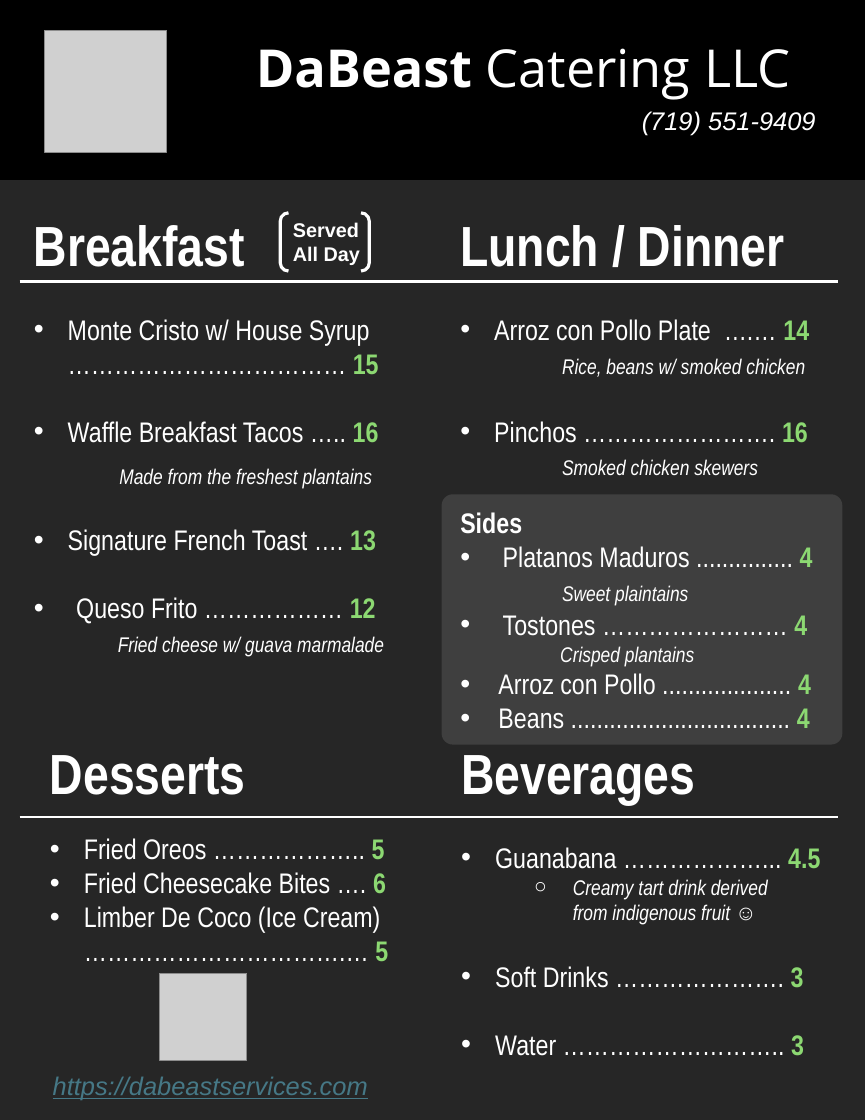
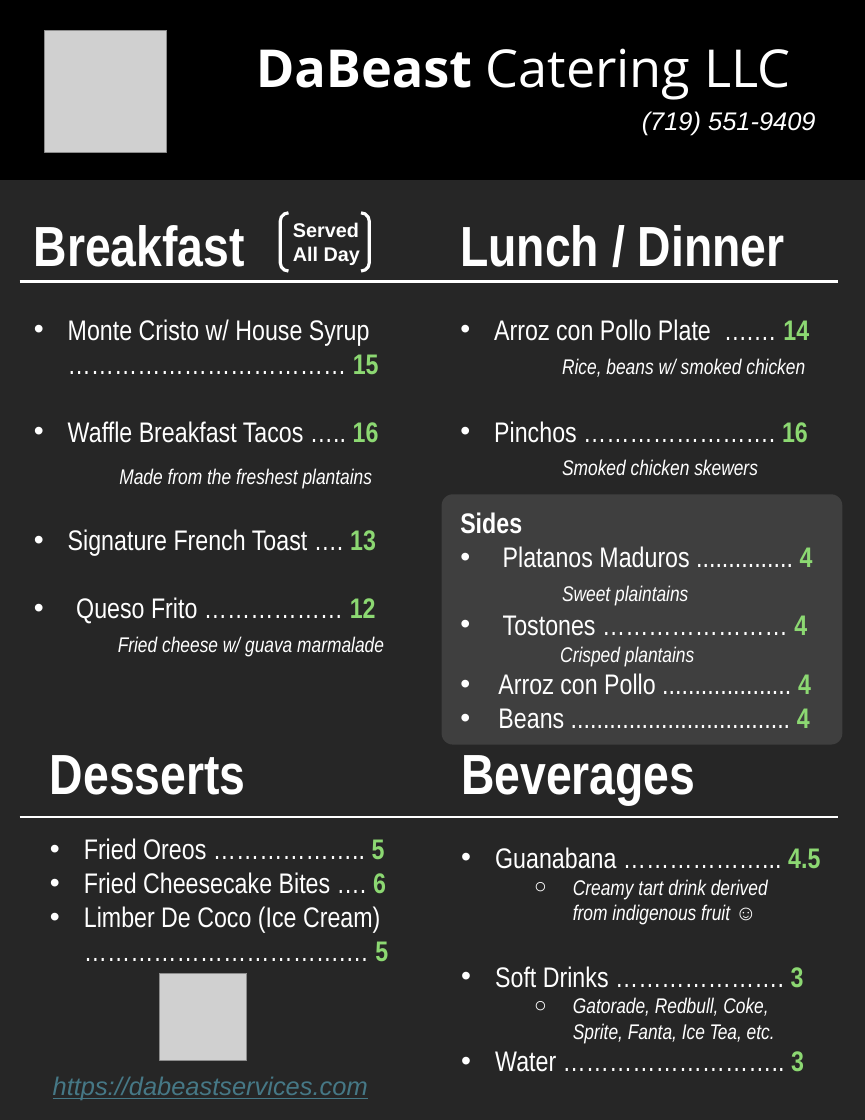
Before and after one commit to dabeastservices/dabeastservices.github.io, a slide deck: slide 1 of misc/Menu Letter 8.5 by 11 on 12-12-24/1_Letter_DaBeast Services Menu.pptx. Drawn at 865x1120 pixels with LibreOffice and Linux fonts; fonts in the diff are those of the drawing; grey boxes stand for pictures. Boxes give left, top, right and bottom in pixels: in the first picture for what was removed or moved away, otherwise in the second. Text is boxed around its words. In the diff, an @@ line names an element or a change of style, - is before the commit and + after.

```diff
--- a/misc/Menu Letter 8.5 by 11 on 12-12-24/1_Letter_DaBeast Services Menu.pptx
+++ b/misc/Menu Letter 8.5 by 11 on 12-12-24/1_Letter_DaBeast Services Menu.pptx
@@ text at [573,997,775,1044]: paragraph added @@
+  ○ Gatorade, Redbull, Coke,
+    Sprite, Fanta, Ice Tea, etc.
```
Also in this commit, not shown: 3 other files.
